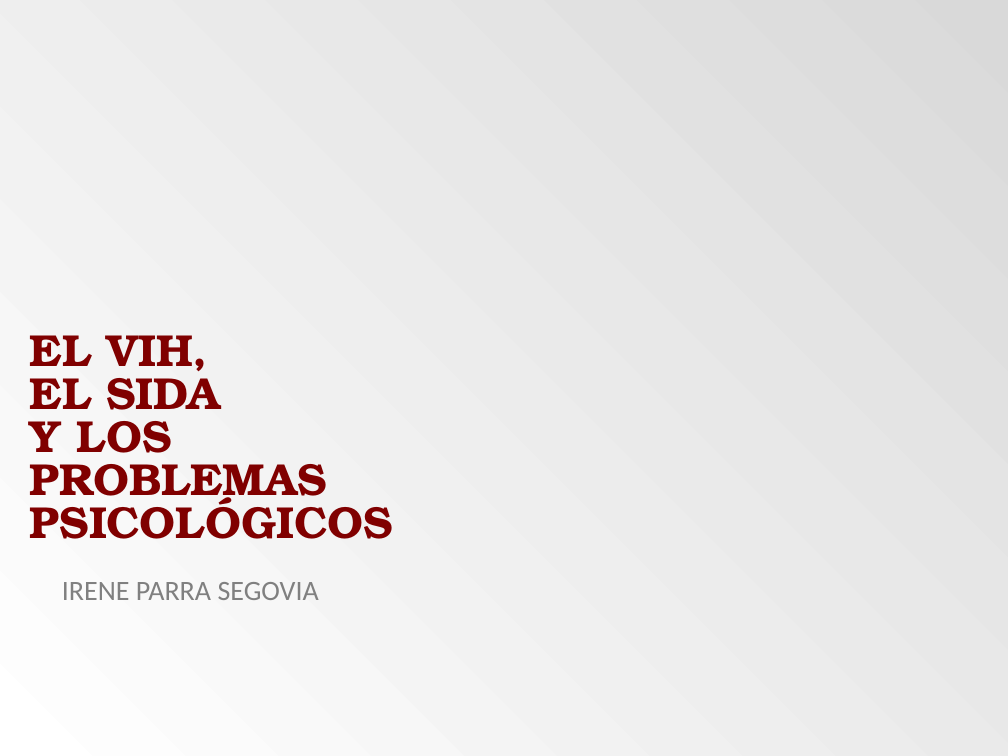
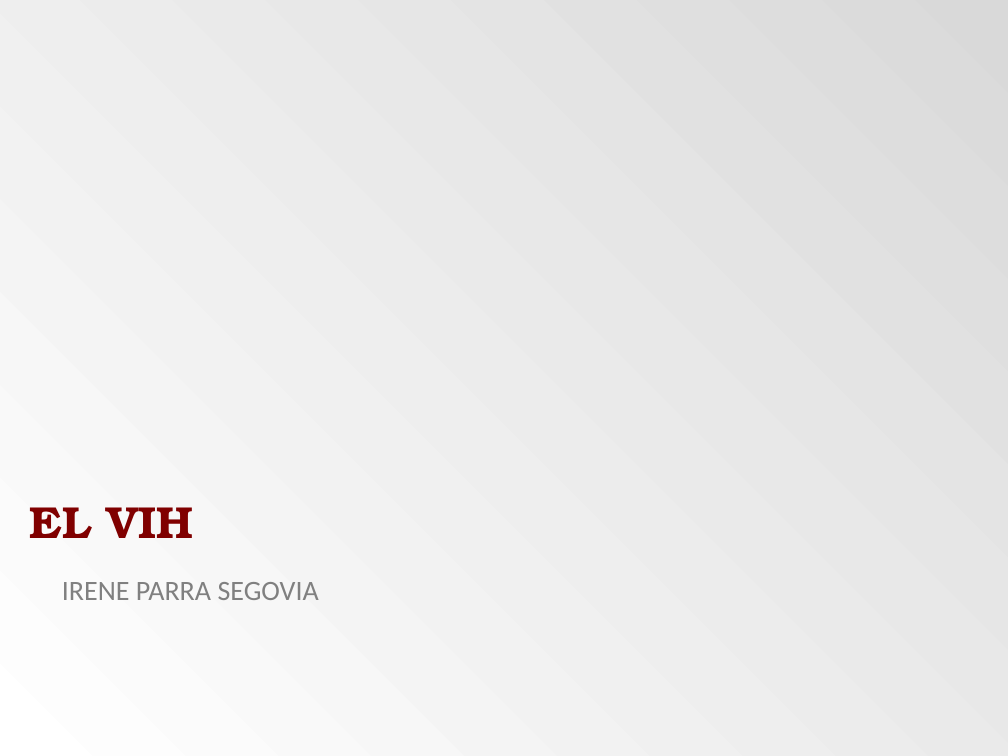
Before and after one commit to nerachan/far, a slide deck: slide 1 of 2.2 FAR/PS/Ejercicios/Trabajo/VIH.pptx. Drawn at 1008x756 pixels with LibreOffice and Linux fonts; fonts in the diff are those of the drawing; background and template pictures are left out. Boxes give left, top, right and bottom in pixels: in the first picture for what was removed or moved away, otherwise in the second. Text is boxed around its words. In the diff, an @@ line names an element or a change of style, - is before the commit and + after.

```diff
--- a/2.2 FAR/PS/Ejercicios/Trabajo/VIH.pptx
+++ b/2.2 FAR/PS/Ejercicios/Trabajo/VIH.pptx
@@ title at [30,507,193,538]: text changed @@
-EL VIH,
-EL SIDA
-Y LOS PROBLEMAS PSICOLÓGICOS
+EL VIH
```
Also in this commit, not shown: 11 other slides changed, 3 slides added, 1 slide removed, 3 other files.
